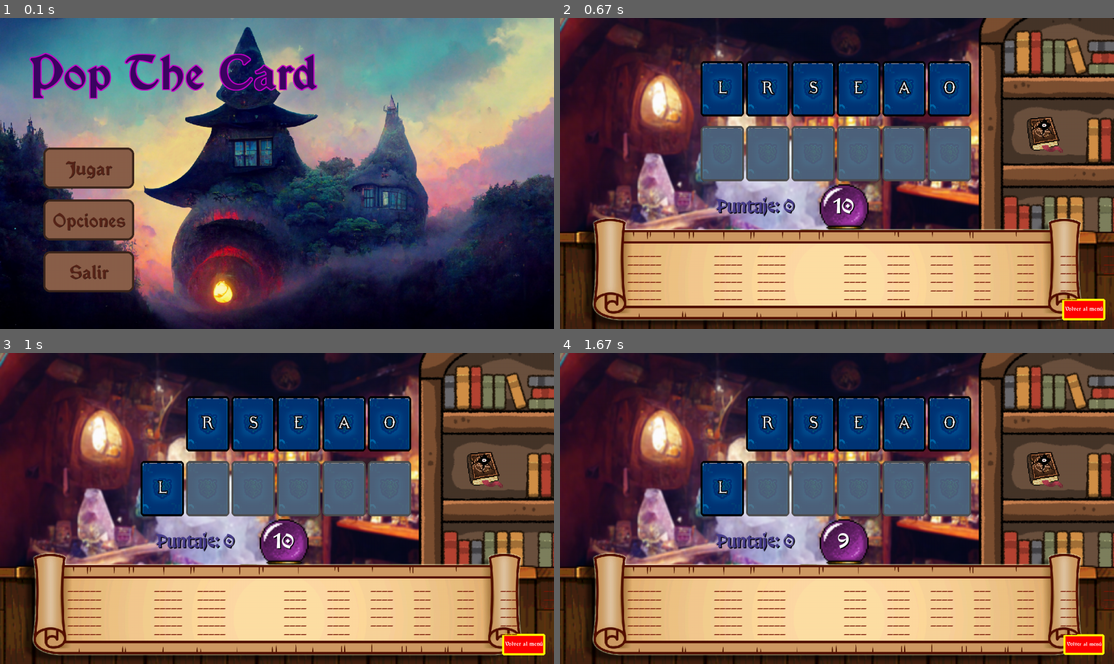
Above: before the commit, frames 1-4 (two rows, left to right).
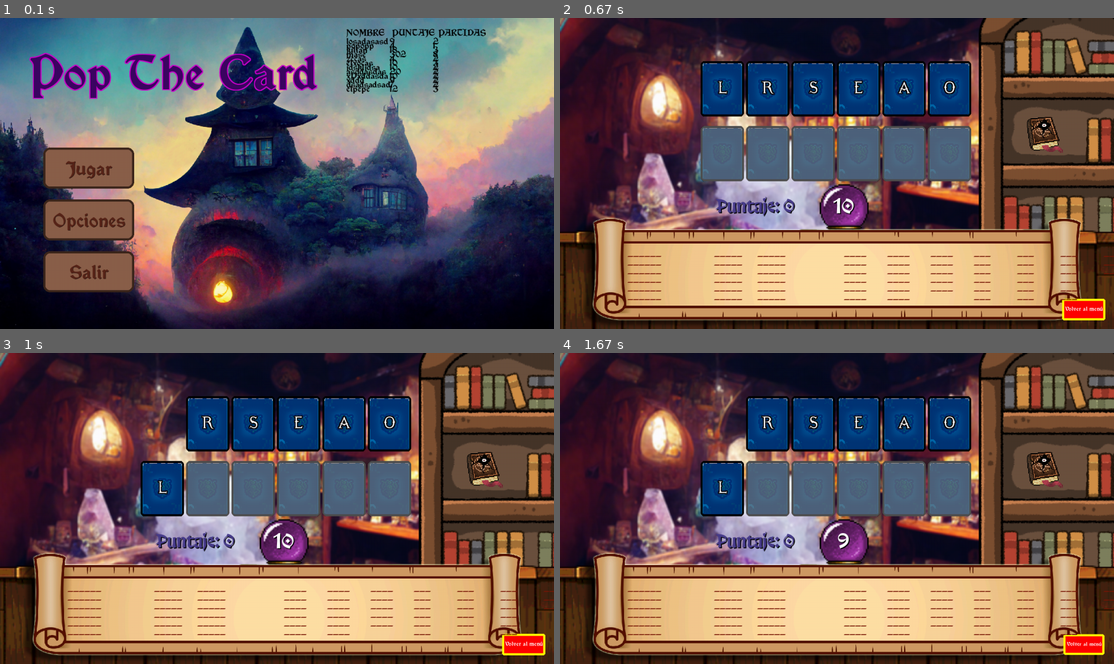
Above: after the commit, the same moments.

Repository: juliancz-a/SP_GRUPO_5_Pygame
Game: pygame game, started from code/class_game.py
The game is run twice, just before and just after one commit, with the same random seed, the same clock (stepped at 60 frames per second) and the same inputs.
Inputs (mouse positions are in pixels of both pictures, inside the frame that each line leads up to):
- Up to frame 1 (0.1 s): no input
- Up to frame 2 (0.67 s): click "Jugar" at 0.38 s
- Up to frame 3 (1 s): press the mouse at (520, 645) at 0.7 s; move the mouse to (332, 545) at 0.8 s; release the mouse at (144, 446) at 0.93 s
- Up to frame 4 (1.67 s): press the mouse at (1080, 645) at 1.53 s; move the mouse to (936, 527) at 1.63 s

The runs differ from the first frame. In frame 1, 1.3% of the frame differs, in the area x 62-88%, y 3-25%; in frame 2, nothing differs; in frame 3, nothing differs; in frame 4, nothing differs.

Commit message:
scoreboard implement

Diff:
--- a/code/class_game.py
+++ b/code/class_game.py
@@ -25,7 +25,7 @@
 
         self.lista_jugadores = lista_jugadores
         self.lista_palabras = lista_palabras
-        self.window = Menu(size, self.surface, self.lista_palabras, music_file = MENU_MUSIC)
+        self.window = Menu(size, self.surface, self.lista_palabras, self.lista_jugadores, music_file = MENU_MUSIC)
 
         pygame.display.set_caption(title)
 
@@ -44,7 +44,7 @@
         match game_state[0]:
 
             case "menu":
-                self.window = Menu(game_state[1], self.surface, self.lista_palabras, music_file= MENU_MUSIC)
+                self.window = Menu(game_state[1], self.surface, self.lista_palabras, self.lista_jugadores, music_file= MENU_MUSIC)
             case "play":
                 self.window = Play(game_state[1], self.surface, game_state[2], self.lista_palabras, game_state[4], music_file= PLAY_MUSIC)
             case "finish_match":
--- a/code/class_menu.py
+++ b/code/class_menu.py
@@ -1,11 +1,14 @@
 import pygame
 from constantes import *
 from class_box import Box
+from draw_scoreboard import Scoreboard_2
 
 class Menu:
 
-    def __init__(self, wh, surface:pygame.Surface, lista, music_file = None) -> None:
+    def __init__(self, wh, surface:pygame.Surface, lista, lista_jugadores, music_file = None) -> None:
+
         self.lista = lista
+        self.lista_jugadores = lista_jugadores
         self.surface = surface
         self.original_wh = wh
         self.background = MENU_BACKGROUND
@@ -21,7 +24,7 @@
 
 
     def render(self):
-
+        print(self.lista_jugadores)
         play = False
         option = False
         exit = False
@@ -79,6 +82,9 @@
 
             self.title.draw_text(self.surface, "Pop The Card", COLOR_LETRAS, FUENTE_1, 80, border=True, border_thickness=2, border_color=TITULO, center=True)
 
+
+            scoreboard = Scoreboard_2(FUENTE_1, self.surface, self.lista_jugadores)
+            scoreboard.draw()
             pygame.display.update()
 
     def set_bg():
--- a/code/data/config/scoreboard.csv
+++ b/code/data/config/scoreboard.csv
@@ -10,3 +10,4 @@
 xDxddasda,10,2
 xddd,9,2
 dsadsadsad,7,2
+elpepe,12,3
--- a/code/draw_scoreboard.py
+++ b/code/draw_scoreboard.py
@@ -0,0 +1,37 @@
+import pygame
+from constantes import *
+
+class Scoreboard_2:
+    def __init__(self, font, surface, player_list:list[dict]) -> None:
+        self.surface = surface
+        self.player_list = player_list
+        self.draw_pos = (800,40)
+
+        self.font = pygame.font.Font(font)
+    def draw (self):
+        x = self.draw_pos[0]
+        y = self.draw_pos[1]
+
+        Scoreboard_2.draw_header(self.surface, ["NOMBRE", "PUNTAJE", "PARTIDAS"], self.font, (800, 20))
+
+        for player in self.player_list:
+            player_name = self.font.render(player["nombre"], True, "black")
+            player_points = self.font.render(str(player["puntos"]), True, "black")
+            player_matches = self.font.render(str(player["partidas"]), True, "black")
+            self.surface.blit(player_name, (x,y))
+            x += 100
+            self.surface.blit(player_points, (x,y))
+            x += 100
+            self.surface.blit(player_matches, (x,y))
+            x = 800
+            y += 10
+
+    def draw_header (surface:pygame.Surface, headers:list[str], font, initial_pos:tuple):
+        x = initial_pos[0]
+        y = initial_pos[1]
+
+        for header in headers:
+            header_text = font.render(header, True, "black")
+            surface.blit(header_text, (x,y))
+
+            x += len(header) + 100
